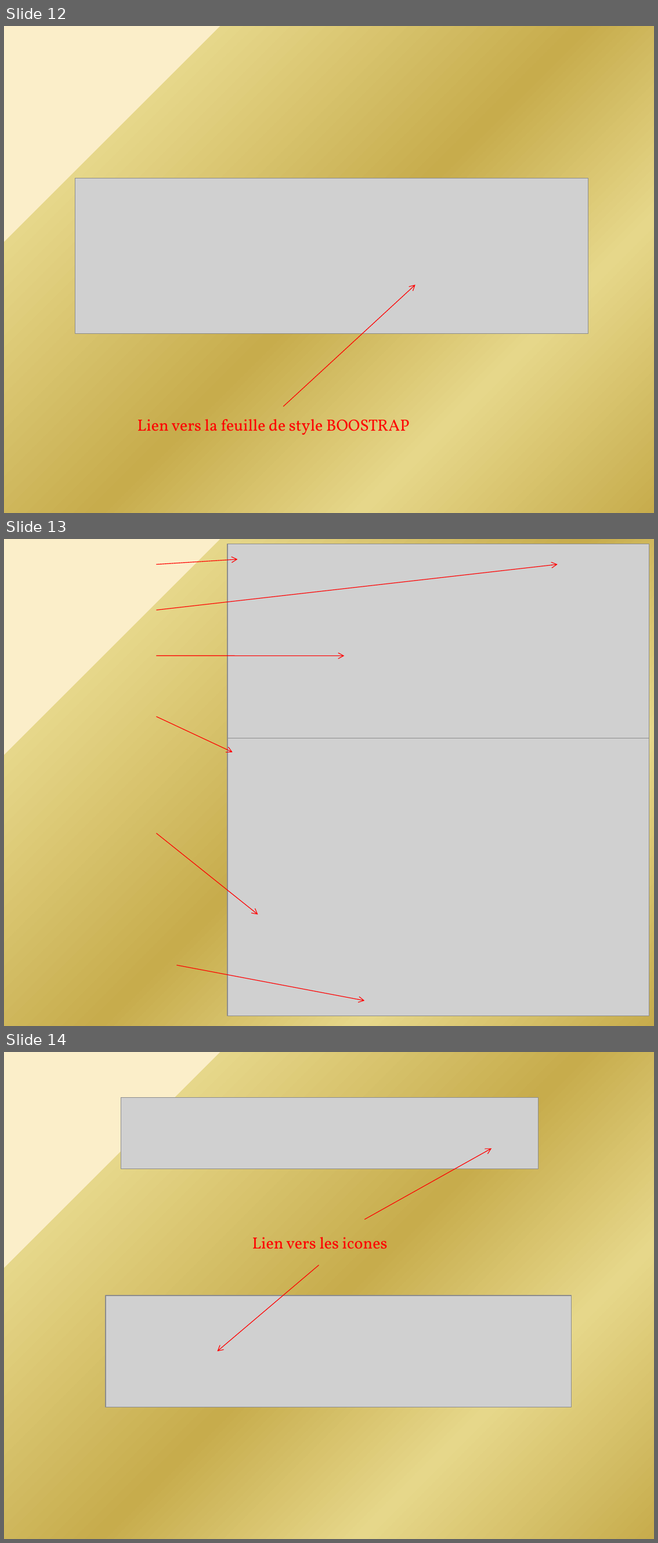
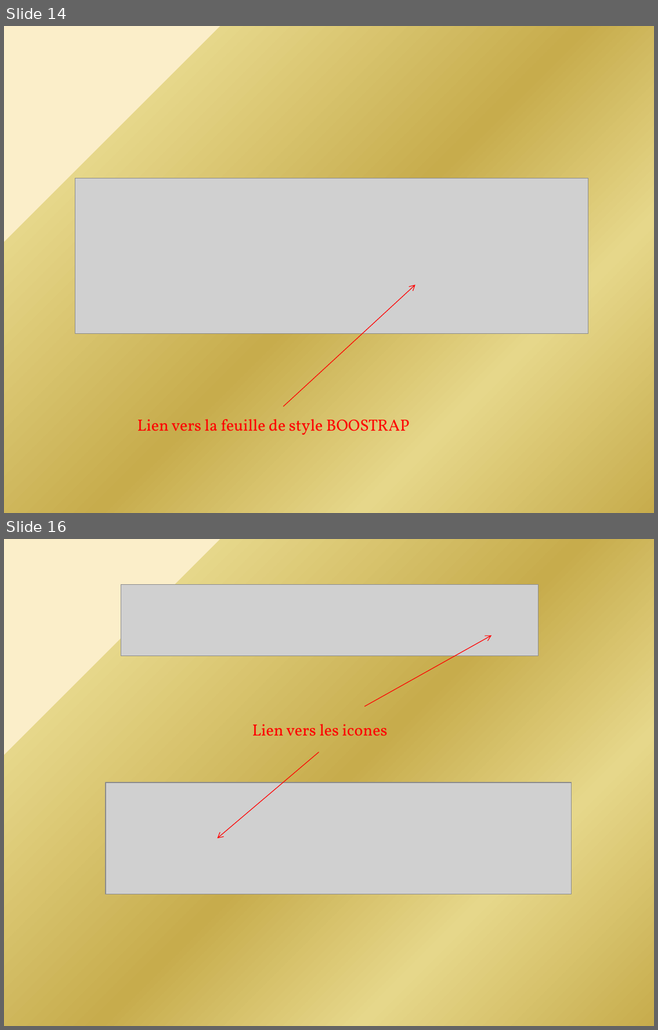
Before and after one commit to michelanton/michel_anton_405052021, a slide deck: P4/Présentation2.pptx. Shown one above the other, each under a label of ours: slides 12, 13 and 14 before the commit, slides 14 and 16 after it; the slides between them are not shown. The pictures are 658x1543 and 658x1030 pixels, drawn with LibreOffice and Linux fonts; fonts in the diff are those of the drawing; grey boxes stand for pictures. Boxes give left, top, right and bottom in pixels: in the first picture for what was removed or moved away, otherwise in the second. Text is boxed around its words. In the diff, an @@ line names an element or a change of style, - is before the commit and + after.

```diff
--- a/P4/Présentation2.pptx
+++ b/P4/Présentation2.pptx
@@ slide 13 removed at (x1=4, y1=539, x2=654, y2=1026), background gradient #FBEEC9 to #E6D78A to #C7AC4C to #E6DCAC @@
@@ picture removed at (x1=227, y1=544, x2=648, y2=802) @@
@@ arrow removed from (156, 610) to (557, 565) @@
@@ arrow removed from (156, 565) to (237, 559) @@
@@ arrow removed from (156, 656) to (344, 656) @@
@@ arrow removed from (156, 716) to (233, 752) @@
@@ picture removed at (x1=227, y1=739, x2=648, y2=1016) @@
@@ arrow removed from (156, 833) to (258, 914) @@
@@ arrow removed from (177, 965) to (365, 1001) @@
@@ what was slide 12 is now slide 14 @@
@@ what was slide 14 is now slide 16 @@
```
Also in this commit, not shown: 6 slides changed, 3 slides added, 2 other files.
